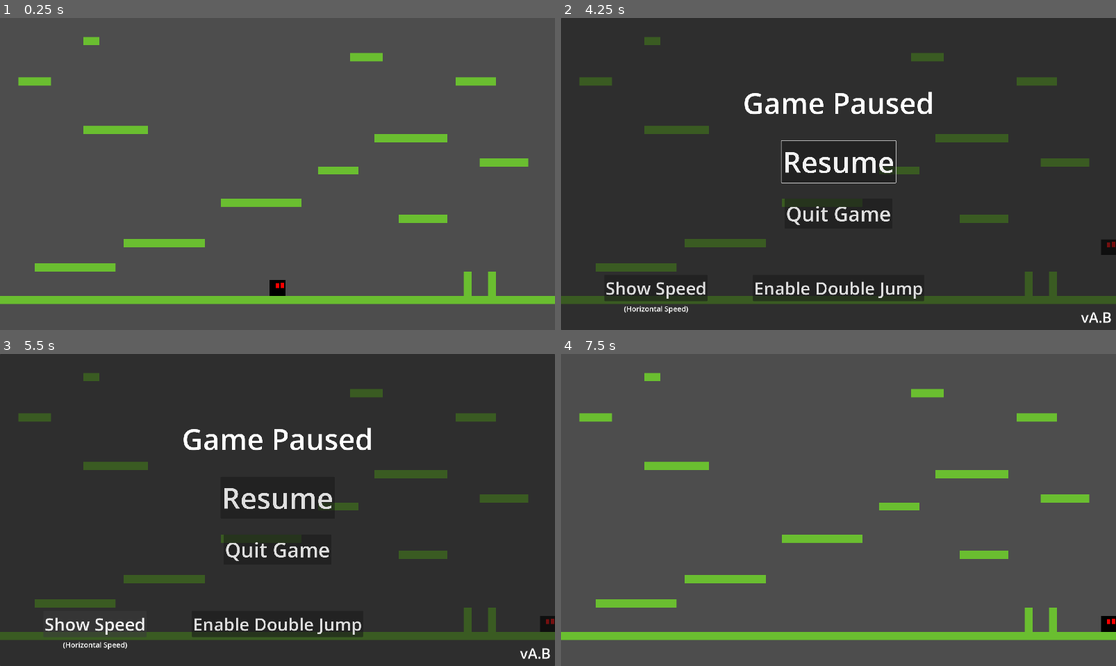
Above: before the commit, frames 1-4 (two rows, left to right).
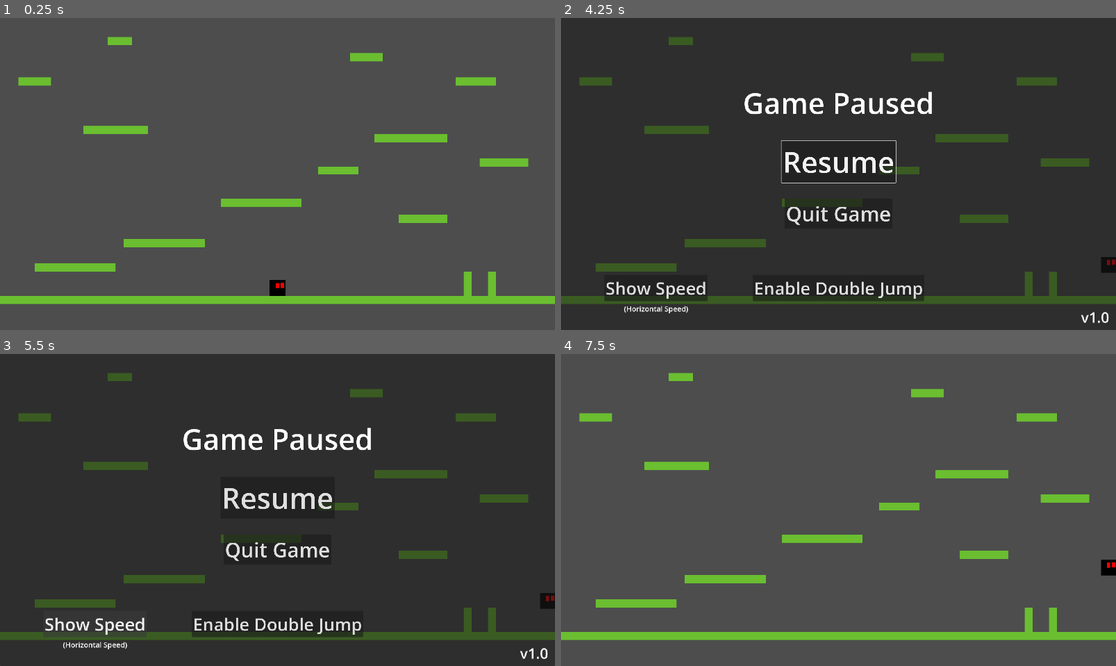
Above: after the commit, the same moments.

Repository: BilgiPasa/2d-platformer-movement-2
Game: Godot game, scene res://Scenes/main_scene.tscn
Two runs of this game, one before a commit and one after it. Both use one fixed random seed, a clock stepped at 60 frames per second and the inputs below.
Inputs (mouse positions are in pixels of both pictures, inside the frame that each line leads up to):
- Up to frame 1 (0.25 s): no input
- Up to frame 2 (4.25 s): tap Enter at 0.5 s; hold D (move_right) 0.53-2.03 s; tap Space (jump) at 0.6, 0.77, 1.07, 1.35, 1.52, 1.82, 2.1, 2.85, 3.02, 3.32, 3.6, 3.77, 4.07 s; hold A (move_left) 2.03-2.78 s; hold D (move_right) from 2.78 s (still down); tap Escape (ui_cancel) at 4.15 s
- Up to frame 3 (5.5 s): release D (move_right) at 4.25 s; click "Show Speed" at 4.25 s; click "Show Speed" (after the commit: "Hide Speed") at 5 s
- Up to frame 4 (7.5 s): click "Enable Double Jump" at 5.75 s; click (838, 625) at 6.5 s, where only the run after the commit has a clickable "Disable Double Jump"; click "Resume" at 7.25 s

The runs differ from the first frame. In frame 1, 0.2% of the frame differs, in the area x 15-24%, y 6-9%; in frame 2, 0.5%; in frame 3, 0.5%, in the area x 15-100%, y 6-98%; in frame 4, 0.5%.
Error before the commit: Invalid assignment of property or key 'text' with value of type 'String' on a base object of type 'Nil'. (res://Scripts/pause_menu.gd:9)

Commit message:
Update PauseMenu, Update MainScene, Update some things, Update to version 1.0

Diff:
--- a/Scenes/main_scene.tscn
+++ b/Scenes/main_scene.tscn
@@ -17,9 +17,11 @@
 
 [sub_resource type="WorldBoundaryShape2D" id="WorldBoundaryShape2D_iacmt"]
 
-[node name="MainScene" type="Node2D" unique_id=915812056 node_paths=PackedStringArray("pause_menu")]
+[node name="MainScene" type="Node2D" unique_id=915812056 node_paths=PackedStringArray("player", "pause_menu", "speed_label")]
 script = ExtResource("1_52fb6")
+player = NodePath("Player")
 pause_menu = NodePath("CanvasLayer/PauseMenu")
+speed_label = NodePath("CanvasLayer/SpeedLabel")
 
 [node name="Player" parent="." unique_id=1068189543 instance=ExtResource("3_x6ack")]
 
@@ -28,7 +30,7 @@
 zoom = Vector2(1.75, 1.75)
 
 [node name="TileMapLayer" type="TileMapLayer" parent="." unique_id=1696859458]
-tile_map_data = PackedByteArray("AAD7/wEAAAAAAAAAAAD6/wEAAAA …(2384 unchanged characters)… AAAAAAADh/+b/AAAAAAAAAADg/+b/AAAAAAAAAADo/+H/AAAAAAAAAADp/+H/AAAAAAAAAAA=")
+tile_map_data = PackedByteArray("AAD7/wEAAAAAAAAAAAD6/wEAAAA …(2384 unchanged characters)… AAAAAAADh/+b/AAAAAAAAAADg/+b/AAAAAAAAAADr/+H/AAAAAAAAAADs/+H/AAAAAAAAAADt/+H/AAAAAAAAAAA=")
 tile_set = SubResource("TileSet_x6ack")
 
 [node name="RightBorder" type="StaticBody2D" parent="." unique_id=2032027092]
@@ -49,7 +51,17 @@
 
 [node name="CanvasLayer" type="CanvasLayer" parent="." unique_id=447177435]
 
+[node name="SpeedLabel" type="Label" parent="CanvasLayer" unique_id=1156076947]
+offset_left = 40.0
+offset_top = 20.0
+offset_right = 306.0
+offset_bottom = 89.0
+theme_override_font_sizes/font_size = 50
+text = "Speed: xy.z"
+
 [node name="PauseMenu" parent="CanvasLayer" unique_id=1267843331 instance=ExtResource("5_iacmt")]
 visible = false
 
+[connection signal="hide_speed_lbl" from="CanvasLayer/PauseMenu" to="." method="_on_pause_menu_hide_speed_lbl"]
 [connection signal="resume_game" from="CanvasLayer/PauseMenu" to="." method="_on_pause_menu_resume_game"]
+[connection signal="show_speed_lbl" from="CanvasLayer/PauseMenu" to="." method="_on_pause_menu_show_speed_lbl"]
--- a/Scenes/pause_menu.tscn
+++ b/Scenes/pause_menu.tscn
@@ -2,7 +2,7 @@
 
 [ext_resource type="Script" uid="uid://dkqtxxhg30nid" path="res://Scripts/pause_menu.gd" id="1_emv3i"]
 
-[node name="PauseMenu" type="Control" unique_id=1267843331 node_paths=PackedStringArray("resume_button")]
+[node name="PauseMenu" type="Control" unique_id=1267843331 node_paths=PackedStringArray("resume_button", "show_speed_button", "enable_d_jump_btn", "version_label")]
 layout_mode = 3
 anchors_preset = 15
 anchor_right = 1.0
@@ -11,6 +11,9 @@
 grow_vertical = 2
 script = ExtResource("1_emv3i")
 resume_button = NodePath("Panel/ResumeButton")
+show_speed_button = NodePath("Panel/ShowSpeedButton")
+enable_d_jump_btn = NodePath("Panel/EnableDJumpBtn")
+version_label = NodePath("Panel/VersionLabel")
 
 [node name="Panel" type="Panel" parent="." unique_id=1598775993]
 layout_mode = 1
@@ -65,7 +68,7 @@
 grow_horizontal = 2
 grow_vertical = 2
 focus_neighbor_top = NodePath("../ResumeButton")
-focus_neighbor_bottom = NodePath("../EnableDJumpButton")
+focus_neighbor_bottom = NodePath("../EnableDJumpBtn")
 focus_next = NodePath("../ShowSpeedButton")
 focus_previous = NodePath("../ResumeButton")
 theme_override_font_sizes/font_size = 70
@@ -82,8 +85,8 @@
 offset_bottom = -100.0
 grow_vertical = 0
 focus_neighbor_top = NodePath("../QuitGameButton")
-focus_neighbor_right = NodePath("../EnableDJumpButton")
-focus_next = NodePath("../EnableDJumpButton")
+focus_neighbor_right = NodePath("../EnableDJumpBtn")
+focus_next = NodePath("../EnableDJumpBtn")
 theme_override_font_sizes/font_size = 60
 text = "Show Speed"
 
@@ -103,7 +106,7 @@
 theme_override_font_sizes/font_size = 25
 text = "(Horizontal Speed)"
 
-[node name="EnableDJumpButton" type="Button" parent="Panel" unique_id=588773477]
+[node name="EnableDJumpBtn" type="Button" parent="Panel" unique_id=588773477]
 layout_mode = 1
 anchors_preset = 7
 anchor_left = 0.5
@@ -141,3 +144,5 @@
 [connection signal="visibility_changed" from="." to="." method="_on_visibility_changed"]
 [connection signal="pressed" from="Panel/ResumeButton" to="." method="_on_resume_button_pressed"]
 [connection signal="pressed" from="Panel/QuitGameButton" to="." method="_on_quit_game_button_pressed"]
+[connection signal="pressed" from="Panel/ShowSpeedButton" to="." method="_on_show_speed_button_pressed"]
+[connection signal="pressed" from="Panel/EnableDJumpBtn" to="." method="_on_enable_d_jump_btn_pressed"]
--- a/Scripts/globals.gd
+++ b/Scripts/globals.gd
@@ -1,4 +1,3 @@
 extends Node
 
-var game_paused: bool = false
 var can_double_jump: bool = false
--- a/Scripts/main_scene.gd
+++ b/Scripts/main_scene.gd
@@ -1,28 +1,49 @@
 extends Node2D
 
+@export var player: CharacterBody2D
 @export var pause_menu: Control
+@export var speed_label: Label
 
 func _ready():
 	process_mode = Node.PROCESS_MODE_ALWAYS
+	player.process_mode = Node.PROCESS_MODE_PAUSABLE
 	pause_menu.process_mode = Node.PROCESS_MODE_DISABLED
 	pause_menu.hide()
+	speed_label.process_mode = Node.PROCESS_MODE_DISABLED
+	speed_label.hide()
 
 func _input(event) -> void:
 	if event.is_action_pressed("ui_cancel"): # If "esc" key pressed
-		if !Globals.game_paused:
+		if !get_tree().paused:
 			pause()
 		else:
 			resume()
 
+func _physics_process(_delta):
+	if speed_label.process_mode != ProcessMode.PROCESS_MODE_DISABLED:
+		speed_label.text = "Speed: %.1f" % abs(player.velocity.x)
+
 func pause() -> void:
-	Globals.game_paused = true
+	get_tree().paused = true
 	pause_menu.process_mode = Node.PROCESS_MODE_INHERIT
 	pause_menu.show()
+	speed_label.process_mode = Node.PROCESS_MODE_DISABLED
 
 func resume() -> void:
-	Globals.game_paused = false
+	get_tree().paused = false
 	pause_menu.process_mode = Node.PROCESS_MODE_DISABLED
 	pause_menu.hide()
 
+	if speed_label.visible:
+		speed_label.process_mode = Node.PROCESS_MODE_INHERIT
+
 func _on_pause_menu_resume_game() -> void:
 	resume()
+
+func _on_pause_menu_show_speed_lbl() -> void:
+	speed_label.process_mode = Node.PROCESS_MODE_INHERIT
+	speed_label.show()
+
+func _on_pause_menu_hide_speed_lbl() -> void:
+	speed_label.process_mode = Node.PROCESS_MODE_DISABLED
+	speed_label.hide()
--- a/Scripts/pause_menu.gd
+++ b/Scripts/pause_menu.gd
@@ -1,9 +1,15 @@
 extends Control
 
 signal resume_game
+signal show_speed_lbl
+signal hide_speed_lbl
 
 @export var resume_button: Button
+@export var show_speed_button: Button
+@export var enable_d_jump_btn: Button
 @export var version_label: Label
+var show_speed_button_is_on: bool = false
+var enable_d_jump_btn_is_on: bool = false
 
 func _ready():
 	version_label.text = "v" + str(ProjectSettings.get_setting("application/config/version"))
@@ -20,3 +26,23 @@
 
 func quit_game() -> void:
 	get_tree().quit()
+
+func _on_show_speed_button_pressed() -> void:
+	if show_speed_button_is_on:
+		show_speed_button_is_on = false
+		hide_speed_lbl.emit()
+		show_speed_button.text = "Show Speed"
+	else:
+		show_speed_button_is_on = true
+		show_speed_lbl.emit()
+		show_speed_button.text = "Hide Speed"
+
+func _on_enable_d_jump_btn_pressed() -> void:
+	if enable_d_jump_btn_is_on:
+		enable_d_jump_btn_is_on = false
+		Globals.can_double_jump = false
+		enable_d_jump_btn.text = "Enable Double Jump"
+	else:
+		enable_d_jump_btn_is_on = true
+		Globals.can_double_jump = true
+		enable_d_jump_btn.text = "Disable Double Jump"
--- a/Scripts/player.gd
+++ b/Scripts/player.gd
@@ -1,4 +1,3 @@
-class_name Player
 extends CharacterBody2D
 
 # Horizontal Movement
@@ -7,7 +6,7 @@
 const START_MOVE_DELTA: float = 0.2
 const GROUND_STOP_DELTA: float = 0.2
 const AIR_STOP_DELTA: float = 0.1
-const BUMP_STOP_DELTA: float = 0.3
+const BUMP_STOP_DELTA: float = 0.5
 const MIN: float = 0.1
 var horizontal: float = 0
 var move_direction: float
@@ -75,7 +74,7 @@
 	#print("velocity.x = " + str(velocity.x) + "\nhorizontal = " + str(horizontal) + "\n")
 
 	# * Handle ground detection
-	grounded = is_on_floor() # is_on_floor() is a built-in function for character controller.
+	grounded = is_on_floor() # is_on_floor() is a built-in function for CharacterBody2D.
 
 	# * Handle jump buffer
 	if jump_buffer_counter <= 0:
@@ -109,7 +108,7 @@
 		double_jumped = true
 		jump()
 
-	move_and_slide() # Godot's built-in function to run the character controller.
+	move_and_slide() # Godot's built-in function to run the CharacterBody2D.
 
 func jump() -> void:
 	velocity.y = -JUMP_POWER # In Godot's 2D plane, Y vector increases as you go down.
--- a/project.godot
+++ b/project.godot
@@ -11,7 +11,7 @@
 [application]
 
 config/name="2d-platformer-movement-2"
-config/version="0.3"
+config/version="1.0"
 run/main_scene="uid://bw2g12hscoe1q"
 config/features=PackedStringArray("4.6", "Forward Plus")
 config/icon="uid://blmqi2fumpi0p"
@@ -32,6 +32,38 @@
 
 [input]
 
+ui_left={
+"deadzone": 0.5,
+"events": [Object(InputEventKey,"resource_local_to_scene":false,"resource_name":"","device":0,"window_id":0,"alt_pressed":false,"shift_pressed":false,"ctrl_pressed":false,"meta_pressed":false,"pressed":false,"keycode":4194319,"physical_keycode":0,"key_label":0,"unicode":0,"location":0,"echo":false,"script":null)
+, Object(InputEventJoypadButton,"resource_local_to_scene":false,"resource_name":"","device":-1,"button_index":13,"pressure":0.0,"pressed":false,"script":null)
+, Object(InputEventJoypadMotion,"resource_local_to_scene":false,"resource_name":"","device":-1,"axis":0,"axis_value":-1.0,"script":null)
+, Object(InputEventKey,"resource_local_to_scene":false,"resource_name":"","device":-1,"window_id":0,"alt_pressed":false,"shift_pressed":false,"ctrl_pressed":false,"meta_pressed":false,"pressed":false,"keycode":0,"physical_keycode":65,"key_label":0,"unicode":97,"location":0,"echo":false,"script":null)
+]
+}
+ui_right={
+"deadzone": 0.5,
+"events": [Object(InputEventKey,"resource_local_to_scene":false,"resource_name":"","device":0,"window_id":0,"alt_pressed":false,"shift_pressed":false,"ctrl_pressed":false,"meta_pressed":false,"pressed":false,"keycode":4194321,"physical_keycode":0,"key_label":0,"unicode":0,"location":0,"echo":false,"script":null)
+, Object(InputEventJoypadButton,"resource_local_to_scene":false,"resource_name":"","device":-1,"button_index":14,"pressure":0.0,"pressed":false,"script":null)
+, Object(InputEventJoypadMotion,"resource_local_to_scene":false,"resource_name":"","device":-1,"axis":0,"axis_value":1.0,"script":null)
+, Object(InputEventKey,"resource_local_to_scene":false,"resource_name":"","device":-1,"window_id":0,"alt_pressed":false,"shift_pressed":false,"ctrl_pressed":false,"meta_pressed":false,"pressed":false,"keycode":0,"physical_keycode":68,"key_label":0,"unicode":100,"location":0,"echo":false,"script":null)
+]
+}
+ui_up={
+"deadzone": 0.5,
+"events": [Object(InputEventKey,"resource_local_to_scene":false,"resource_name":"","device":0,"window_id":0,"alt_pressed":false,"shift_pressed":false,"ctrl_pressed":false,"meta_pressed":false,"pressed":false,"keycode":4194320,"physical_keycode":0,"key_label":0,"unicode":0,"location":0,"echo":false,"script":null)
+, Object(InputEventJoypadButton,"resource_local_to_scene":false,"resource_name":"","device":-1,"button_index":11,"pressure":0.0,"pressed":false,"script":null)
+, Object(InputEventJoypadMotion,"resource_local_to_scene":false,"resource_name":"","device":-1,"axis":1,"axis_value":-1.0,"script":null)
+, Object(InputEventKey,"resource_local_to_scene":false,"resource_name":"","device":-1,"window_id":0,"alt_pressed":false,"shift_pressed":false,"ctrl_pressed":false,"meta_pressed":false,"pressed":false,"keycode":0,"physical_keycode":87,"key_label":0,"unicode":119,"location":0,"echo":false,"script":null)
+]
+}
+ui_down={
+"deadzone": 0.5,
+"events": [Object(InputEventKey,"resource_local_to_scene":false,"resource_name":"","device":0,"window_id":0,"alt_pressed":false,"shift_pressed":false,"ctrl_pressed":false,"meta_pressed":false,"pressed":false,"keycode":4194322,"physical_keycode":0,"key_label":0,"unicode":0,"location":0,"echo":false,"script":null)
+, Object(InputEventJoypadButton,"resource_local_to_scene":false,"resource_name":"","device":-1,"button_index":12,"pressure":0.0,"pressed":false,"script":null)
+, Object(InputEventJoypadMotion,"resource_local_to_scene":false,"resource_name":"","device":-1,"axis":1,"axis_value":1.0,"script":null)
+, Object(InputEventKey,"resource_local_to_scene":false,"resource_name":"","device":-1,"window_id":0,"alt_pressed":false,"shift_pressed":false,"ctrl_pressed":false,"meta_pressed":false,"pressed":false,"keycode":0,"physical_keycode":83,"key_label":0,"unicode":115,"location":0,"echo":false,"script":null)
+]
+}
 jump={
 "deadzone": 0.2,
 "events": [Object(InputEventKey,"resource_local_to_scene":false,"resource_name":"","device":-1,"window_id":0,"alt_press …(191 unchanged characters)…
